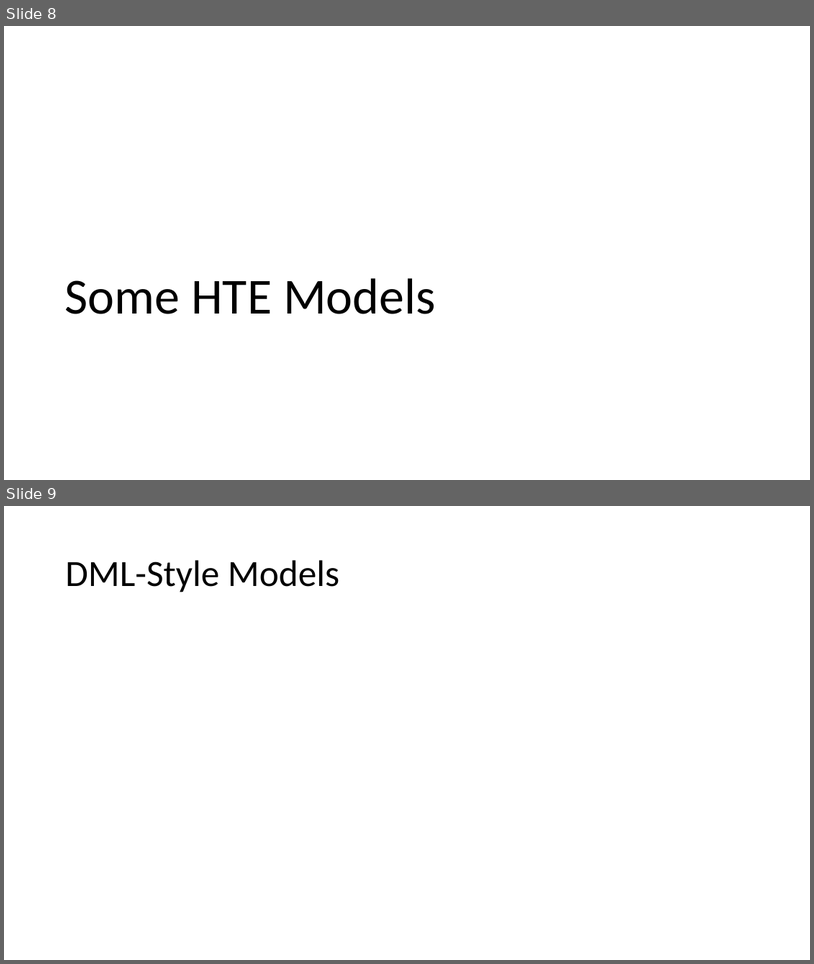
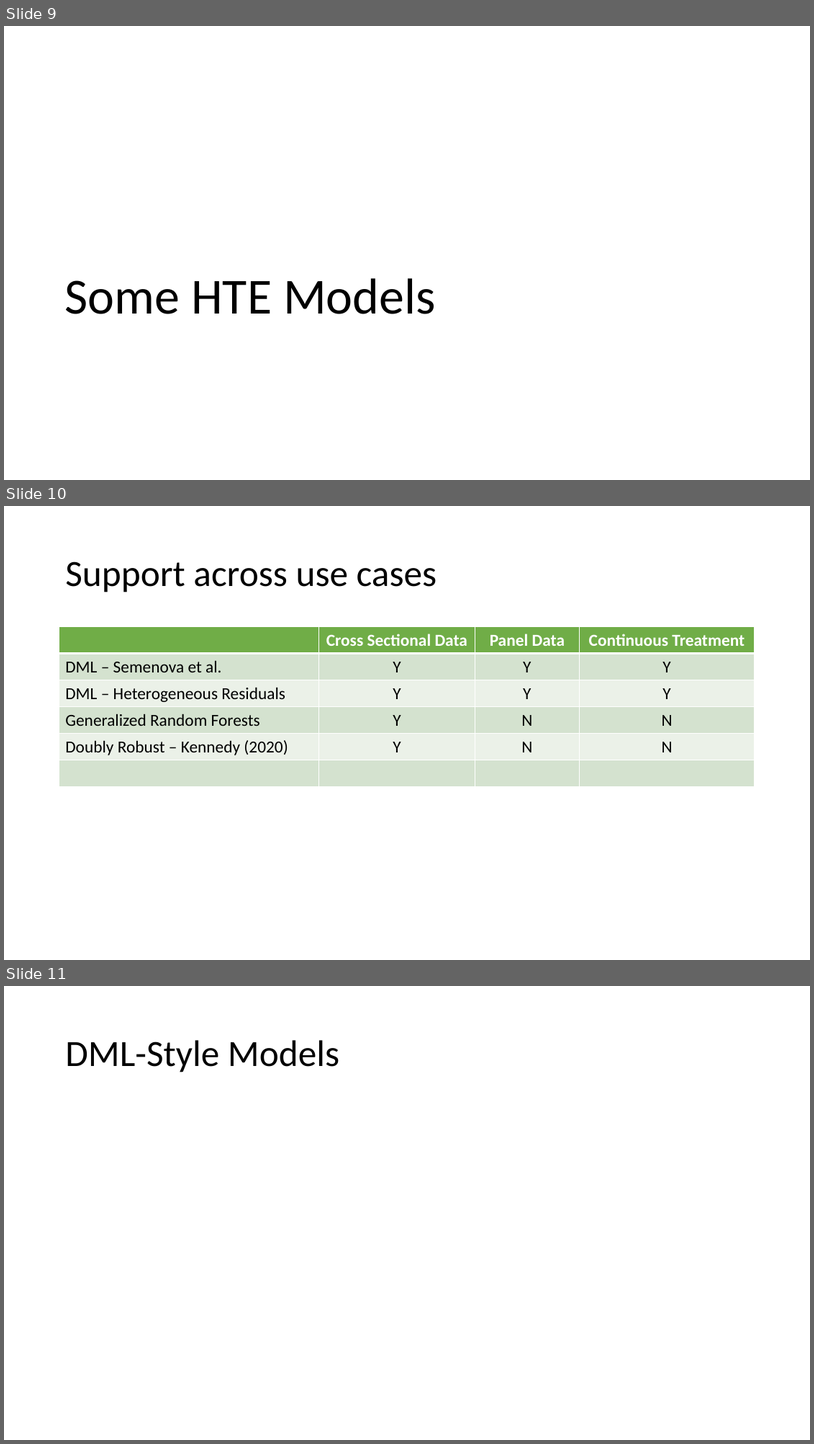
Before and after one commit to shoepaladin/causalinference_crashcourse, a slide deck: 5 HTE Models.pptx. Shown one above the other, each under a label of ours: slides 8 and 9 before the commit, slides 9, 10 and 11 after it. The pictures are 814x964 and 814x1444 pixels, drawn with LibreOffice and Linux fonts; fonts in the diff are those of the drawing; grey boxes stand for pictures. Boxes give left, top, right and bottom in pixels: in the first picture for what was removed or moved away, otherwise in the second. Text is boxed around its words. In the diff, an @@ line names an element or a change of style, - is before the commit and + after.

```diff
--- a/5 HTE Models.pptx
+++ b/5 HTE Models.pptx
@@ slide 10 added at [4, 506, 810, 960], background #FFFFFF @@
@@ title added at [65, 561, 437, 592], 44 pt, text #000000 @@
+Support across use cases
@@ table added at [59, 627, 756, 784], 6 rows, 4 columns @@
+ | Cross Sectional Data | Panel Data | Continuous Treatment
+DML – Semenova et al. | Y | Y | Y
+DML – Heterogeneous Residuals | Y | Y | Y
+Generalized Random Forests | Y | N | N
+Doubly Robust – Kennedy (2020) | Y | N | N
+ |  |  | 
@@ what was slide 8 is now slide 9 @@
@@ what was slide 9 is now slide 11 @@
```
Also in this commit, not shown: 1 slide changed, 20 other slides added, 1 other file.
